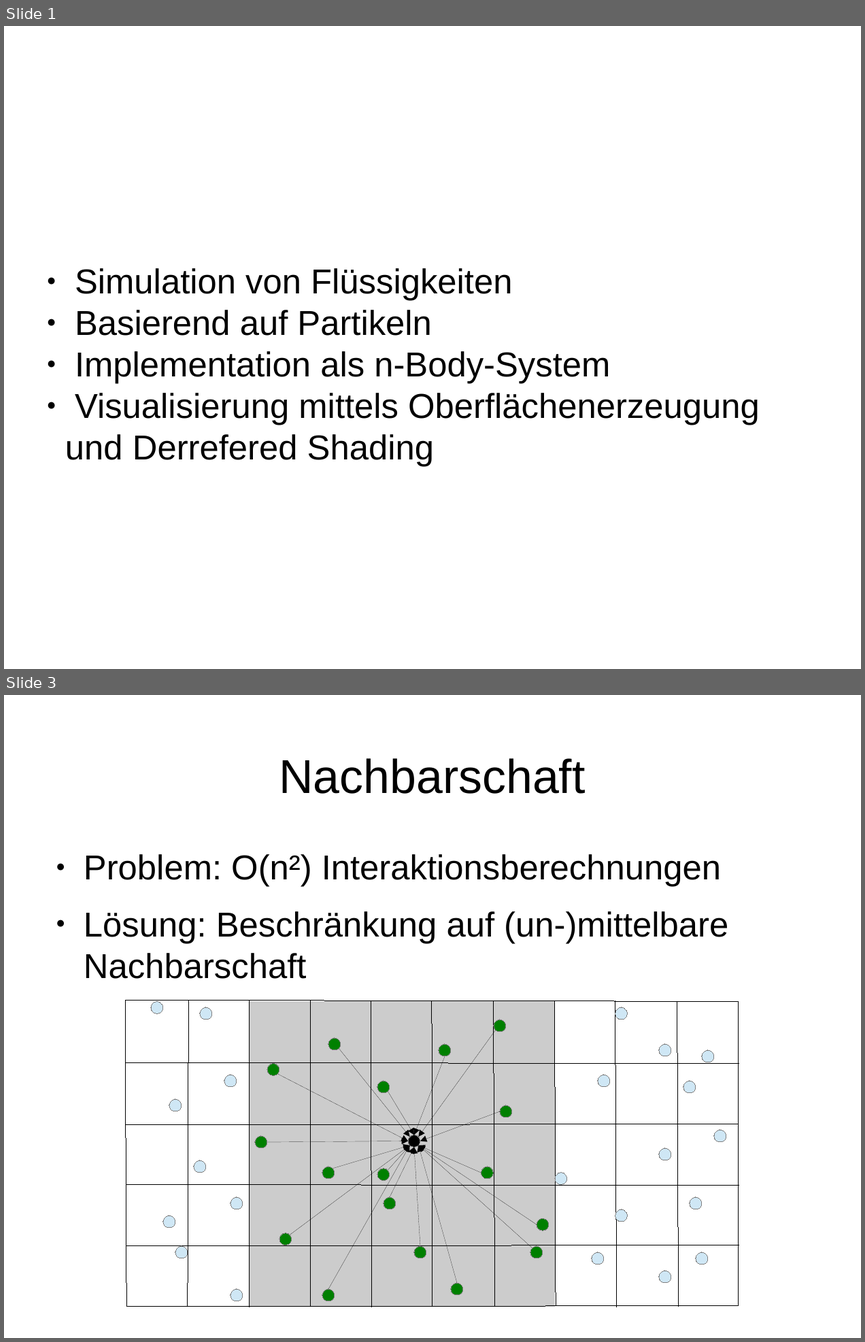
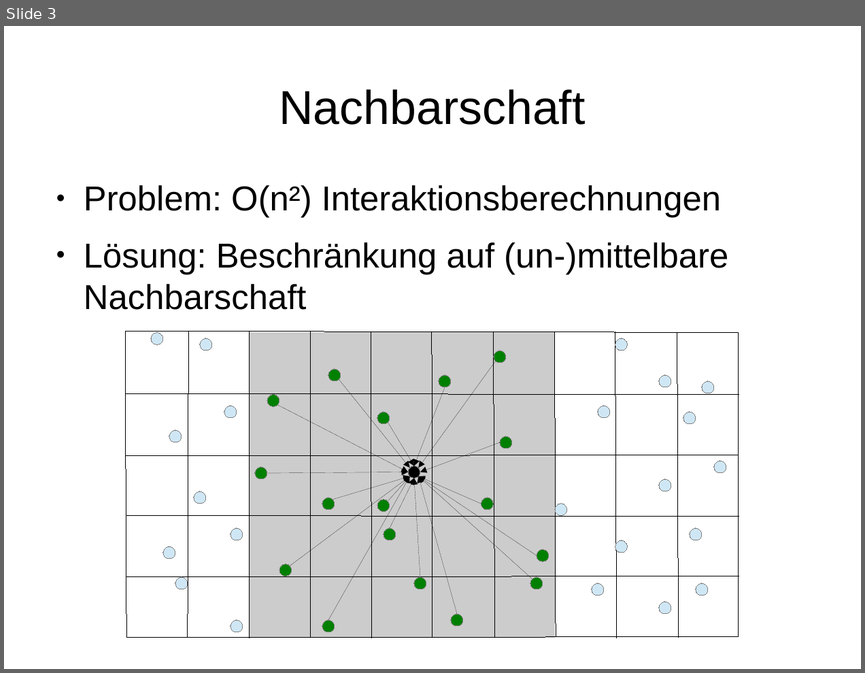
Before and after one commit to dgrodt/uos_pa_sph, a slide deck: presentation/folien_dominik.odp. Shown one above the other, each under a label of ours: slides 1 and 3 before the commit, slide 3 after it; the slides between them are not shown. The pictures are 865x1342 and 865x673 pixels, drawn with LibreOffice and Linux fonts; fonts in the diff are those of the drawing. Boxes give left, top, right and bottom in pixels: in the first picture for what was removed or moved away, otherwise in the second. Text is boxed around its words. In the diff, an @@ line names an element or a change of style, - is before the commit and + after.

```diff
--- a/presentation/folien_dominik.odp
+++ b/presentation/folien_dominik.odp
@@ slide 1 removed at [4, 26, 861, 669], background #FFFFFF @@
@@ subtitle removed at [65, 268, 759, 466] @@
-● Simulation von Flüssigkeiten
-● Basierend auf Partikeln
-● Implementation als n-Body-System
-● Visualisierung mittels Oberflächenerzeugung und Derrefered Shading
```
Also in this commit, not shown: 1 slide changed, 1 slide added.
